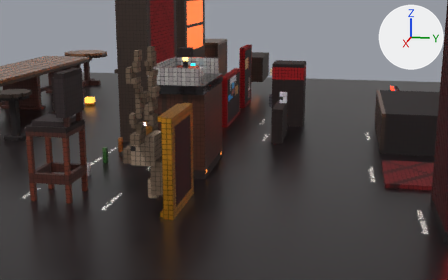
One commit to the Blender file blender/BlackCabinKit.blend: the scene before it, then after it.
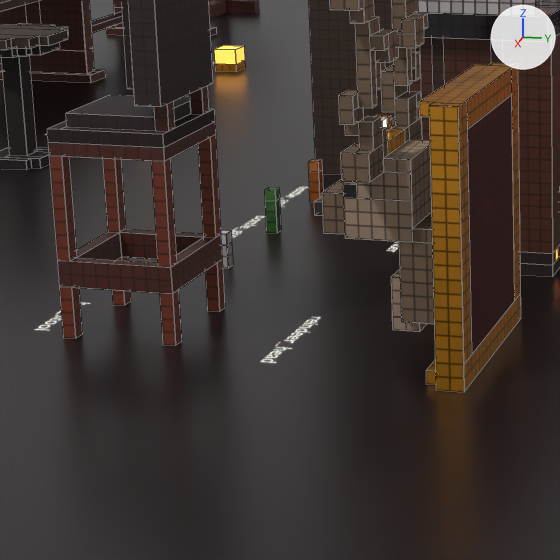
Each version appears first from a camera (50 mm lens) standing at (9.48, 6.732, 2.177) and looking at (3.534, 5.543, 0.69), and next in a close-up on the part from 2% to 46% of the width and 29% to 100% of the height. The axes (+X, +Y, +Z) are drawn at upper right. The lights are the same throughout. The first two pictures are the older version. The close-ups show mesh edges as thin lines.

Before the edit, the objects in view are built like this:
```python
me_bar_stool = bpy.data.meshes.new('bar_stool')
me_bar_stool.from_pydata(...)  # 384 vertices, 96 faces; spans x -0.225..0.225, y -0.225..0.225, z 0.0..1.35
# faces by material slot: [32, 31, 15, 18]
me_bar_stool.materials.append(mat_chairwood)
me_bar_stool.materials.append(mat_chairwooddark)
me_bar_stool.materials.append(mat_padblack)
me_bar_stool.materials.append(mat_stoolblack)
me_reindeer_head = bpy.data.meshes.new('reindeer_head')
me_reindeer_head.from_pydata(...)  # 1112 vertices, 278 faces; spans x -0.4..0.4, y -0.32..0.32, z 0.0..1.6
# faces by material slot: [4, 34, 198, 29, 5, 5, 3]
me_reindeer_head.materials.append(mat_beamblack)
me_reindeer_head.materials.append(mat_cymbalgold)
me_reindeer_head.materials.append(mat_furbrown)
me_reindeer_head.materials.append(mat_furlight)
me_reindeer_head.materials.append(mat_horndark)
me_reindeer_head.materials.append(mat_velvetshadow)
me_reindeer_head.materials.append(mat_white_emissive)  # white #f2eee8, glowing white #f2eee8
# before: 1029 (0.15, 0.08, 0.45) at pixel (412, 242), 1030 (0.15, 0.08, 0.6) at pixel (411, 201), 1041 (0.15, 0.08, 0.6) at pixel (411, 201), 1042 (0.15, 0.08, 0.7) at pixel (410, 173), 1049 (0.15, 0.08, 0.7) at pixel (410, 173)
# before: 1050 (0.15, 0.08, 0.75) at pixel (410, 159)
me_tealight_lantern = bpy.data.meshes.new('tealight_lantern')
me_tealight_lantern.from_pydata(...)  # 36 vertices, 9 faces; spans x -0.075..0.075, y -0.075..0.075, z 0.0..0.15
# faces by material slot: [4, 5]
me_tealight_lantern.materials.append(mat_cymbalgold)
me_tealight_lantern.materials.append(mat_lanternamber_emissive)  # orange #ffb04a, glowing orange #ffb04a
ob_bar_stool = bpy.data.objects.new('bar_stool', me_bar_stool)
ob_bar_stool.location = (3.575, 3.75, 0.0)
ob_reindeer_head = bpy.data.objects.new('reindeer_head', me_reindeer_head)
ob_reindeer_head.location = (3.65, 4.825, 0.0)
ob_tealight_lantern = bpy.data.objects.new('tealight_lantern', me_tealight_lantern)
ob_tealight_lantern.location = (-1.45, 1.95, 0.0)
# also in view: 'bottle_green' at (2.275, 3.75, 0.1); 'communal_table' at (-0.925, 0.85, 0.375); 'Floor' at (0.0, 15.1, -0.001); 'back_bar_art' at (0.45, 3.75, 1.8); 'cashier_counter' at (2.2, 4.825, 0.75)
```
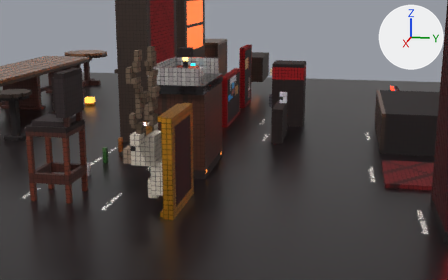
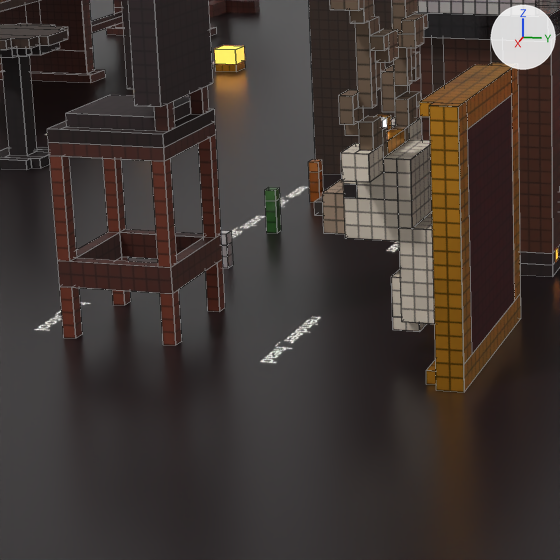
Where the change shows, as pixel boxes (x1, y1, x2, y2) in the close-ups (560 x 560 px; the box of a moved part takes in the faces that stretch with it):
```json
{"object": "reindeer_head", "change": "reshaped, recoloured", "before": [314, 0, 521, 392], "after": [314, 0, 521, 392], "on screen": "lighter"}
{"part": 1, "of": "me_reindeer_head", "change": "moved or reshaped", "before": [344, 158, 435, 324], "after": [344, 158, 435, 324]}
{"part": 2, "of": "me_reindeer_head", "change": "recoloured", "before": [322, 179, 345, 234], "after": [322, 179, 345, 234], "on screen": "lighter"}
{"part": 3, "of": "me_reindeer_head", "change": "recoloured", "before": [399, 212, 435, 324], "after": [397, 159, 435, 324], "on screen": "brown to grey"}
{"part": 4, "of": "me_reindeer_head", "change": "recoloured", "before": [391, 117, 421, 140], "after": [391, 117, 421, 140], "on screen": "lighter"}
{"part": 5, "of": "me_reindeer_head", "change": "recoloured", "before": [341, 143, 384, 182], "after": [341, 143, 384, 182], "on screen": "brown to grey"}
{"part": 6, "of": "me_reindeer_head", "change": "recoloured", "before": [343, 140, 432, 332], "after": [343, 140, 432, 332], "on screen": "lighter"}
```

Scene script edits in JSON lines:
```json
{"op": "add", "block": "mat_furpale", "code": ["mat_furpale = bpy.data.materials.new('FurPale')", "# colours: pale yellow #ddd0c0", "# uses the picture img_bc_seam"]}
{"block": "me_reindeer_head", "where": "me_reindeer_head.from_pydata(...)  # 1112 vertices, 278 faces; spans x -0.4..0.4, y -0.32..0.32, z 0.0..1.6"}
{"block": "me_reindeer_head", "where": "# used by ob_reindeer_head; location = (3.65, 4.825, 0.0)"}
{"block": "me_reindeer_head", "change": "me_reindeer_head part 1"}
{"op": "add", "block": "me_reindeer_head", "code": "for i in [1029, 1030, 1041, 1042, 1049, 1050]: me_reindeer_head.vertices[i].co += Vector((0.0, -0.05, 0.0))"}
{"op": "set", "path": "me_reindeer_head.vertices[1026].co", "old": "(0.15, 0.22, 0.45)", "new": "(0.15, 0.22, 0.5)"}
{"op": "set", "path": "me_reindeer_head.vertices[1027].co", "old": "(0.15, 0.03, 0.45)", "new": "(0.15, 0.03, 0.5)", "note": "pixel (399, 241) -> pixel (398, 227)"}
{"op": "set", "path": "me_reindeer_head.vertices[1032].co", "old": "(0.15, 0.08, 0.45)", "new": "(0.15, 0.03, 0.5)", "note": "pixel (412, 242) -> pixel (398, 227)"}
{"op": "set", "path": "me_reindeer_head.vertices[1033].co", "old": "(0.15, 0.22, 0.45)", "new": "(0.15, 0.08, 0.5)", "note": "not seen -> pixel (412, 228)"}
{"op": "set", "path": "me_reindeer_head.vertices[1034].co", "old": "(0.15, 0.22, 0.5)", "new": "(0.15, 0.08, 0.75)", "note": "not seen -> pixel (410, 159)"}
{"op": "set", "path": "me_reindeer_head.vertices[1035].co", "old": "(0.15, 0.08, 0.5)", "new": "(0.15, 0.03, 0.75)", "note": "pixel (412, 228) -> pixel (396, 158)"}
{"block": "me_reindeer_head", "change": "me_reindeer_head part 2: all 8 faces centred in x -0.1..0.1, y -0.28..-0.2, z 0.45..0.6 switch from mat_furbrown to mat_furlight"}
{"block": "me_reindeer_head", "change": "me_reindeer_head part 3: all 11 faces centred in x -0.15..0.15, y 0.03..0.15, z 0.15..0.5 switch from mat_furbrown to mat_furpale"}
{"block": "me_reindeer_head", "change": "me_reindeer_head part 4: all 7 faces centred in x -0.3..-0.15, y -0.12..-0.03, z 0.7..0.8 switch from mat_furbrown to mat_furpale"}
{"block": "me_reindeer_head", "change": "me_reindeer_head part 5: all 7 faces centred in x 0.15..0.3, y -0.12..-0.03, z 0.7..0.8 switch from mat_furbrown to mat_furpale"}
{"block": "me_reindeer_head", "change": "me_reindeer_head part 6: all 29 faces that had it switch from mat_furlight to mat_furpale"}
```
